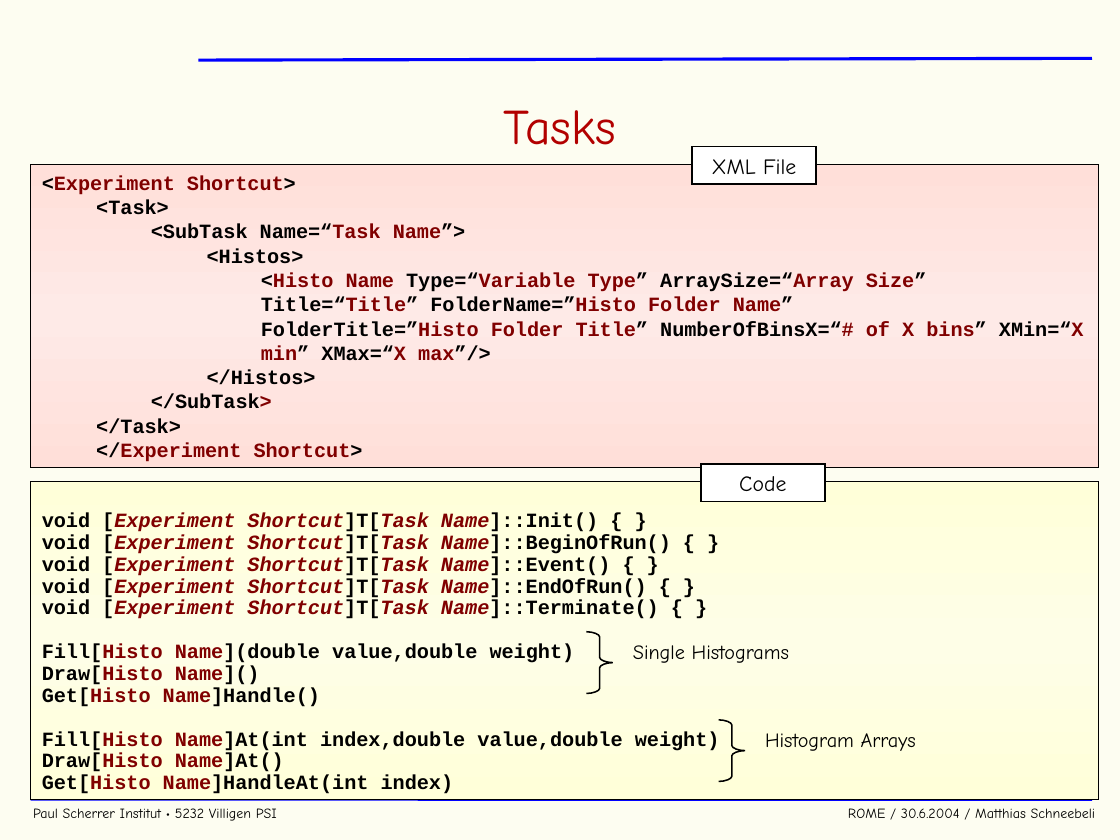
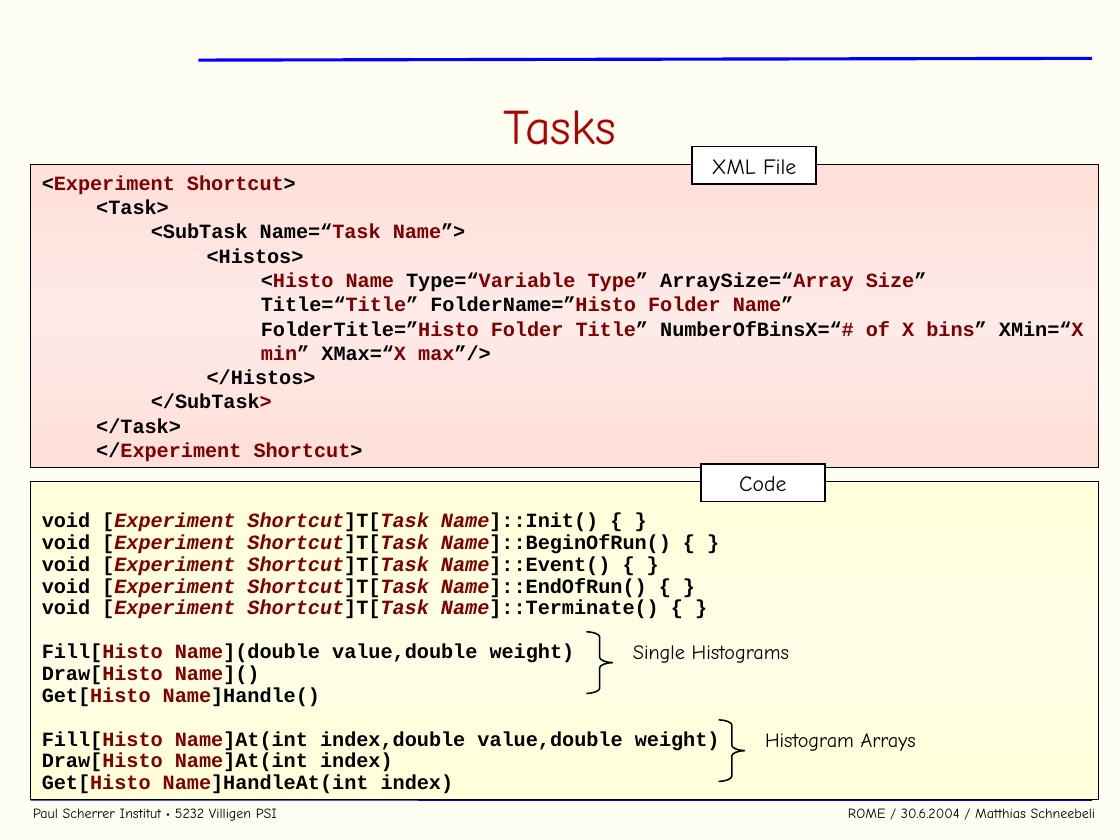
Before and after one commit to cjpl/rome, a slide deck: slide 12 of documentation/ROME.ppt. Drawn at 1120x840 pixels with LibreOffice and Linux fonts; fonts in the diff are those of the drawing; background and template pictures are left out. Boxes give left, top, right and bottom in pixels: in the first picture for what was removed or moved away, otherwise in the second. Text is boxed around its words. In the diff, an @@ line names an element or a change of style, - is before the commit and + after.

```diff
--- a/documentation/ROME.ppt
+++ b/documentation/ROME.ppt
@@ text in rectangle at [42, 753, 393, 772]: text changed @@
-Draw[Histo Name]At()
+Draw[Histo Name]At(int index)
```
Also in this commit, not shown: 3 other slides changed.
